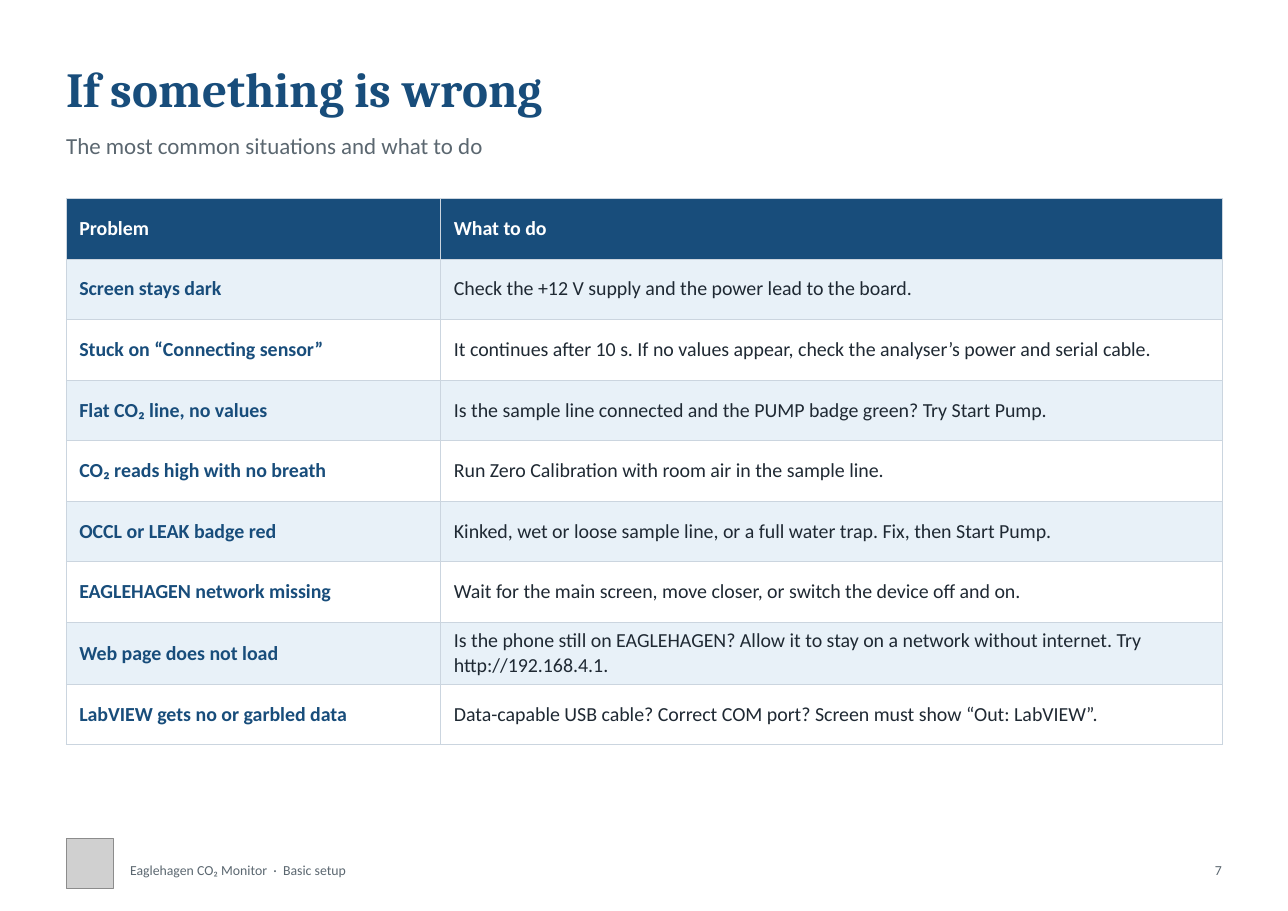
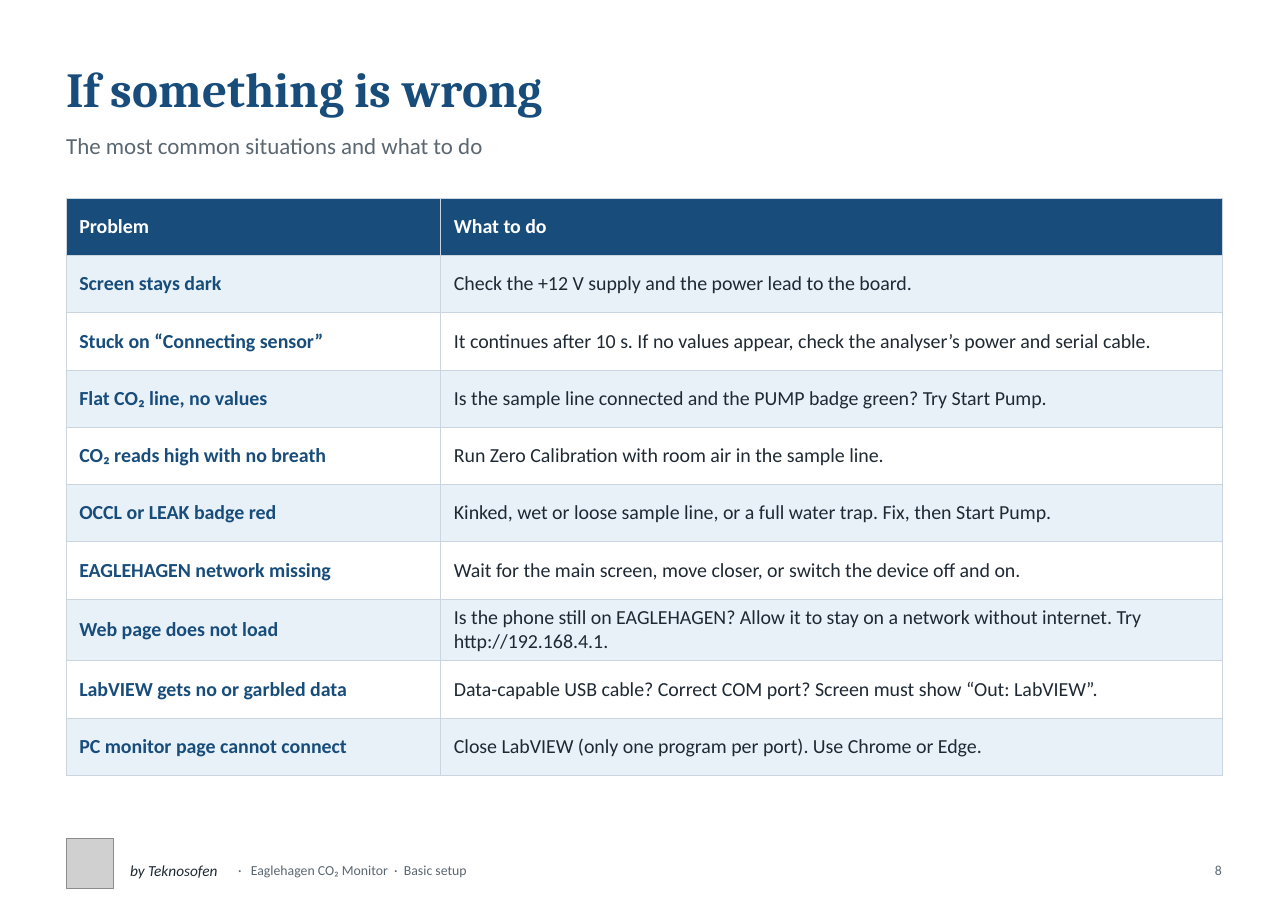
Before and after one commit to Teknosofen/EagleHagen, a slide deck: slide 8 of documentation/Eaglehagen_Basic_Setup.pptx (slide 7 before the commit). Drawn at 1288x911 pixels with LibreOffice and Linux fonts; fonts in the diff are those of the drawing; grey boxes stand for pictures. Boxes give left, top, right and bottom in pixels: in the first picture for what was removed or moved away, otherwise in the second. Text is boxed around its words. In the diff, an @@ line names an element or a change of style, - is before the commit and + after.

```diff
--- a/documentation/Eaglehagen_Basic_Setup.pptx
+++ b/documentation/Eaglehagen_Basic_Setup.pptx
@@ table at box(66, 198, 1222, 761) @@
+row 10: PC monitor page cannot connect | Close LabVIEW (only one program per port). Use Chrome or Edge.
@@ text added at box(130, 865, 217, 879), 10 pt, text #1F2933, italic @@
+by Teknosofen
@@ text at box(251, 865, 466, 878): text changed @@
-Eaglehagen CO₂ Monitor · Basic setup
+· Eaglehagen CO₂ Monitor · Basic setup
@@ text at box(1215, 865, 1222, 875): text changed @@
-7
+8
```
Also in this commit, not shown: 7 other slides changed, 1 slide added, 3 other files.
